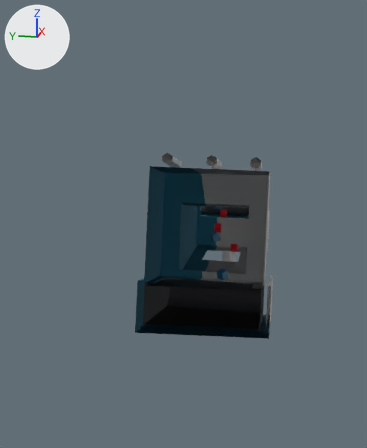
What one commit did to the FBX model Carcassonne-Unity/Assets/Game/machines/Models/aerolique.fbx.
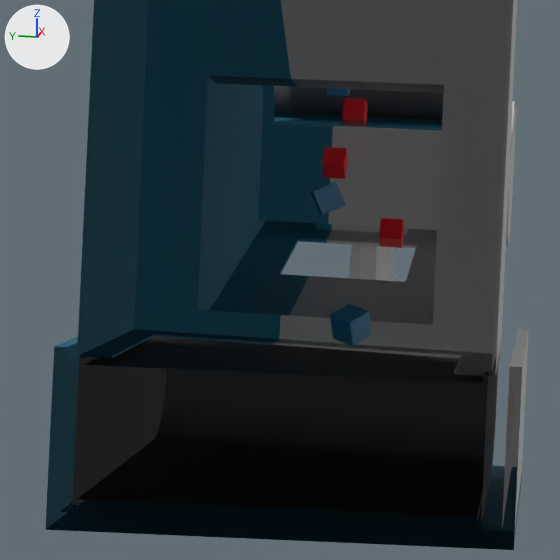
Old and new are each drawn whole from a 50 mm lens placed at (-5.69, -4.96, 3.06), pointed at (0.97, -3.63, 1.4) and again close up on the part from 33% to 77% of the width and 40% to 76% of the height. Arrows for +X, +Y and +Z are at upper left; the lights stay in place. Everything nearer to the camera than a plane just in front of the edit is cut away. Where no turn or scale is listed for an object, it has been applied to the vertices.

The first close-up shows 'boite_derriere', 'boite_devant', 'convoyeur1', 'convoyeur2', 'pCylinder14', 'pCylinder6', 'pCylinder6.001', 'pasted__pCube12', 'pasted__pCube14', 'pasted__pCube24', 'pasted__pCube9', 'polySurface2'.
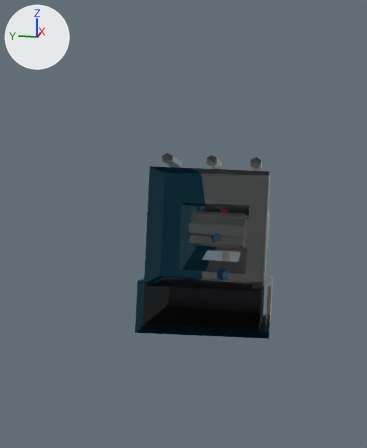
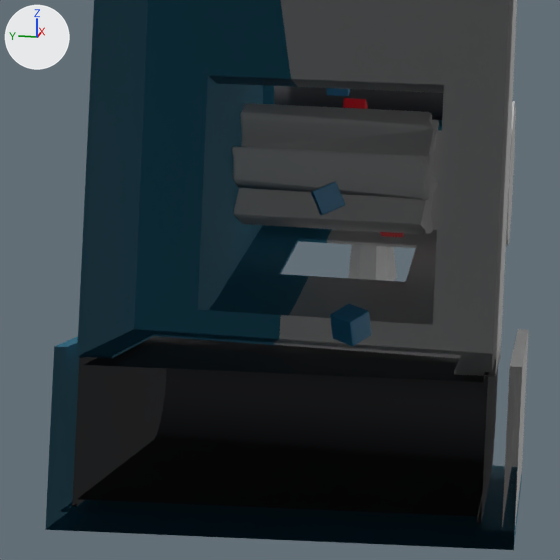
Location of each change, (x1, y1, x2, y2) in pixels of the close-ups (560 x 560 px):
'turbine', added
    after: (231, 103, 439, 234)
'pasted__pCube12', moved
    before: (379, 218, 404, 248)
    after: (380, 232, 404, 237)
'convoyeur2', unchanged, covered by the edit
    before: (274, 113, 442, 131)
    after: (438, 120, 442, 131)

Diff of the bpy script that builds the scene:
```diff
--- a/Carcassonne-Unity/Assets/Game/machines/Models/aerolique.fbx.py
+++ b/Carcassonne-Unity/Assets/Game/machines/Models/aerolique.fbx.py
@@ me_mesh_032 @@
+me_mesh_032.from_pydata(...)  # 342 vertices, 340 faces; spans x -0.254..0.254, y -0.039..0.777, z -0.254..0.254
+me_mesh_032.materials.append(mat_lambert1)  # grey #bcbcbc
@@ ob_pasted__pcube12 @@
 ob_pasted__pcube12 = bpy.data.objects.new('pasted__pCube12', me_mesh_019)
-ob_pasted__pcube12.location = (1.749, -4.259, 0.87)
+ob_pasted__pcube12.location = (1.756, -4.259, 0.915)
@@ ob_turbine @@
+ob_turbine = bpy.data.objects.new('turbine', me_mesh_032)
+ob_turbine.location = (1.498, -4.414, 1.214)
```
